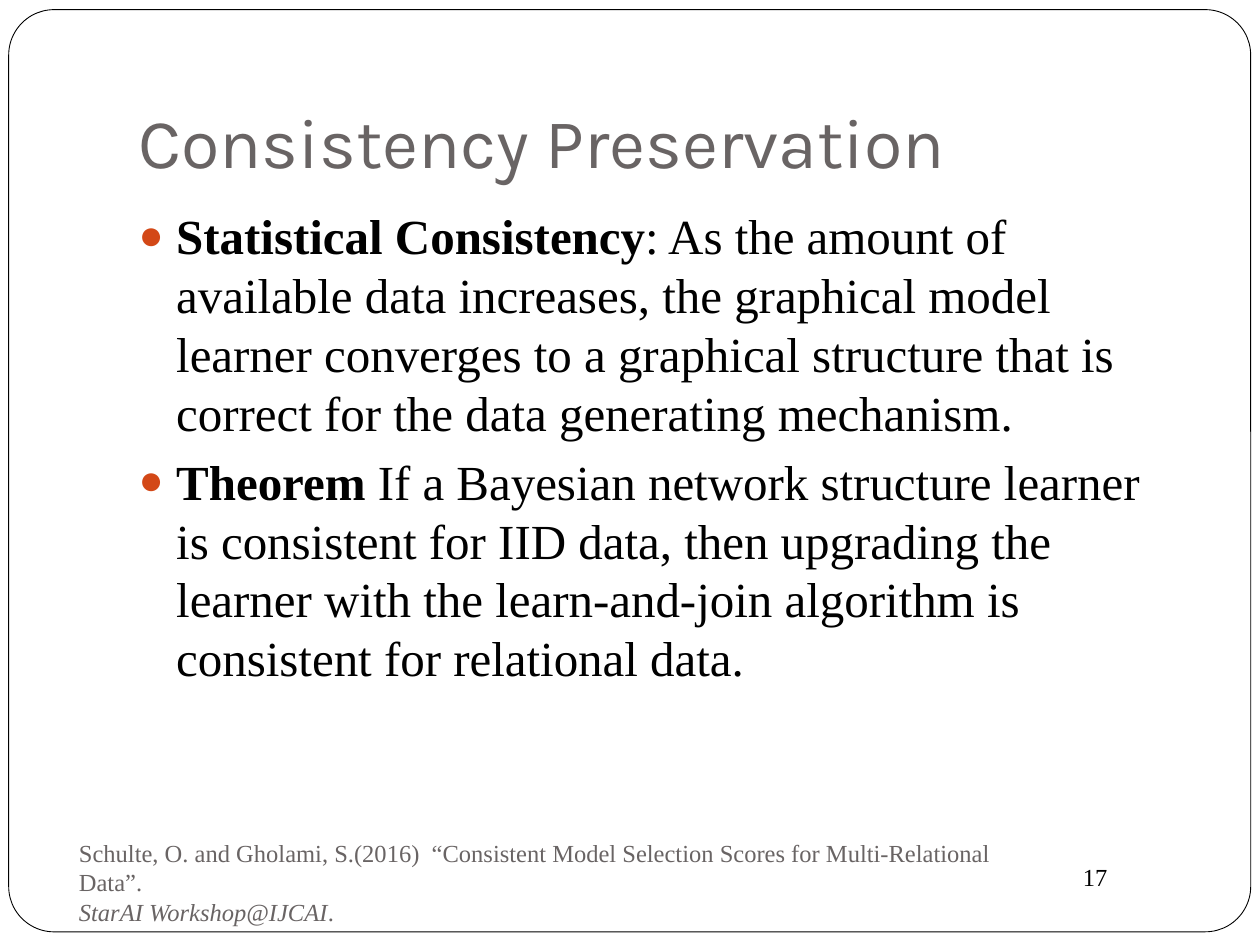
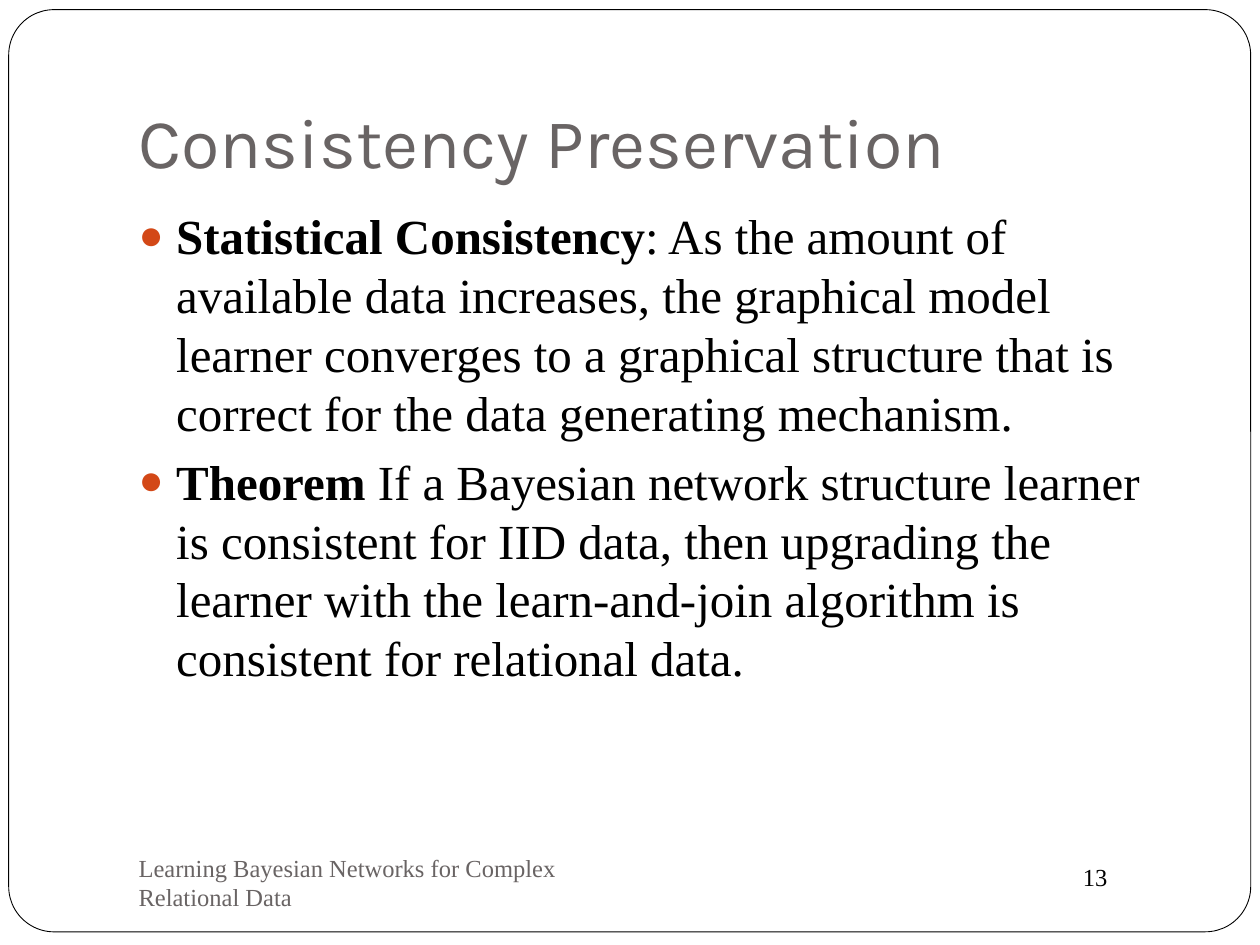
Before and after one commit to oschulte/srl-tutorial-slides, a slide deck: slide 13 of ch4-struc-learning.pptx (slide 17 before the commit). Drawn at 1260x945 pixels with LibreOffice and Linux fonts; fonts in the diff are those of the drawing. Boxes give left, top, right and bottom in pixels: in the first picture for what was removed or moved away, otherwise in the second. Text is boxed around its words. In the diff, an @@ line names an element or a change of style, - is before the commit and + after.

```diff
--- a/ch4-struc-learning.pptx
+++ b/ch4-struc-learning.pptx
@@ text at (139, 860, 555, 906): text changed @@
-Schulte, O. and Gholami, S.(2016) “Consistent Model Selection Scores for Multi-Relational Data”.
-StarAI Workshop@IJCAI.
+Learning Bayesian Networks for Complex Relational Data
@@ page number at (1083, 869, 1108, 887): text changed @@
-17
+13
```
Also in this commit, not shown: 11 other slides changed, 4 slides removed, 14 other files.
